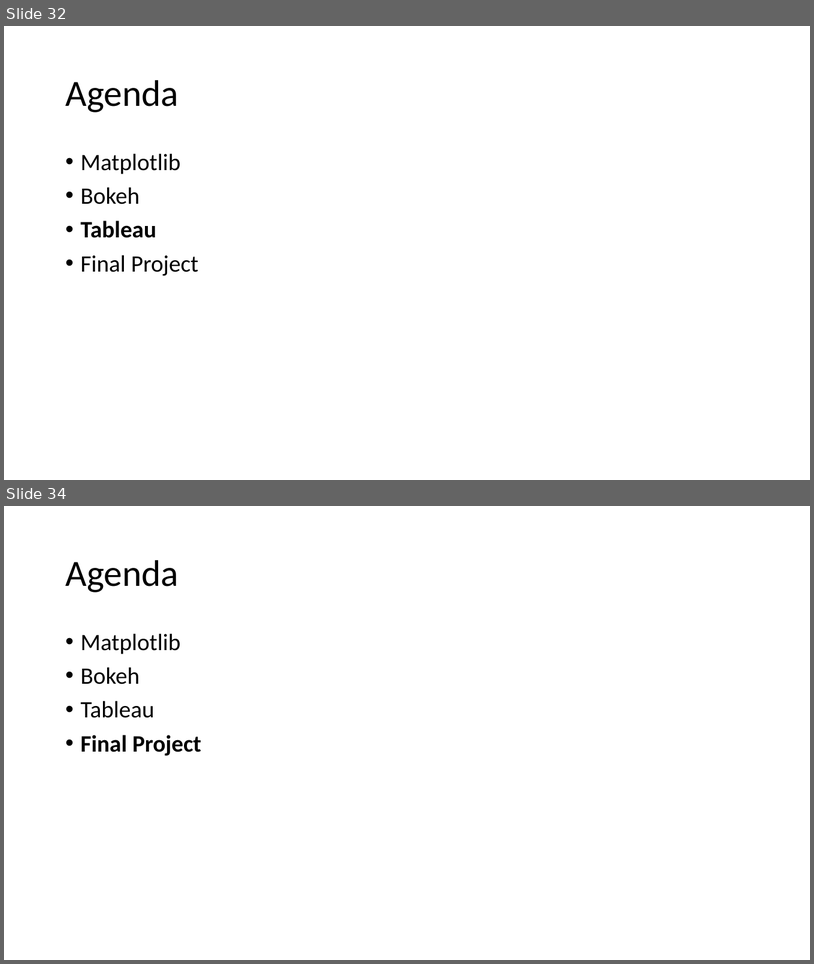
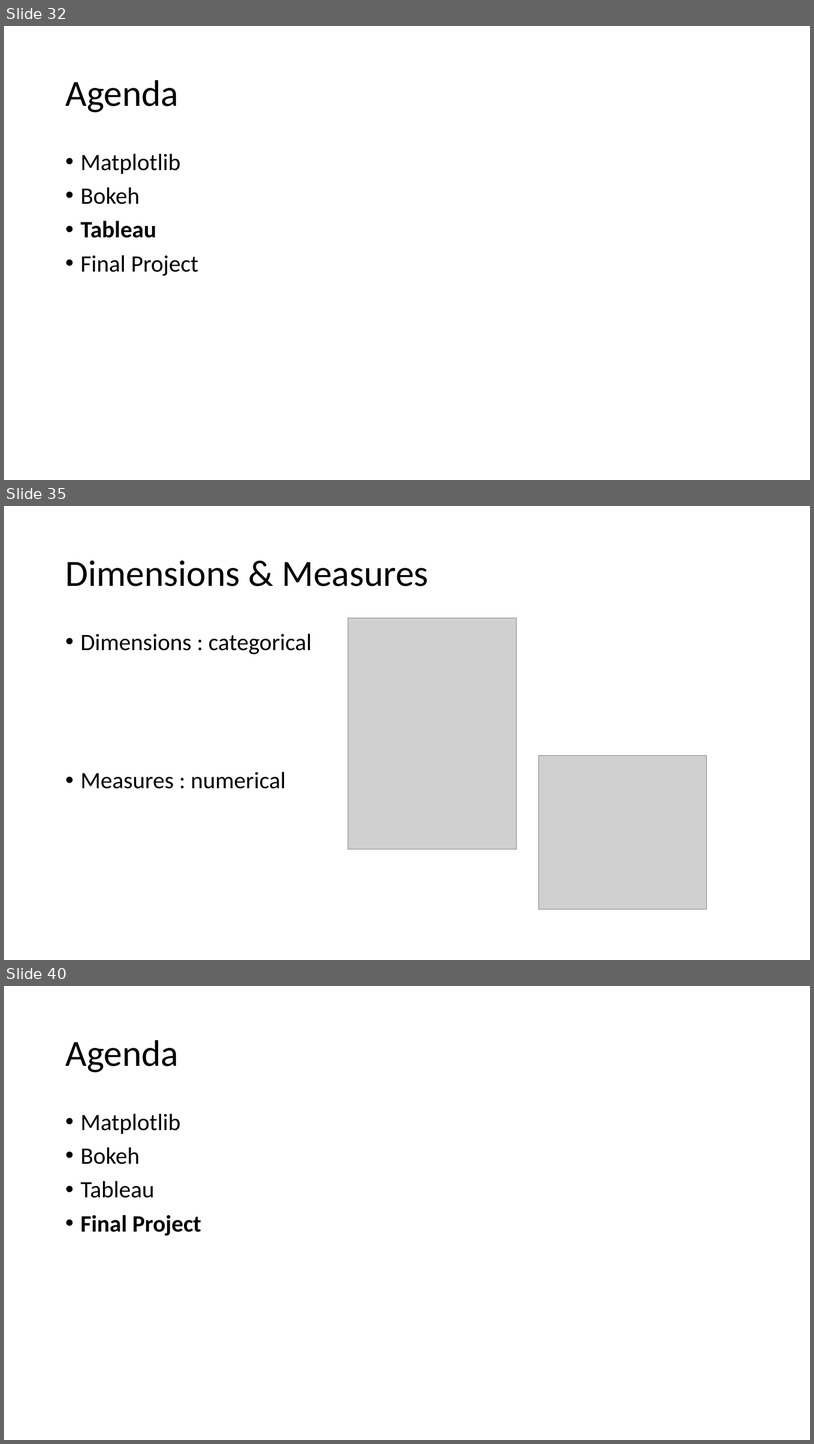
Before and after one commit to philmui/datascience, a slide deck: lecture05.more.viz/lecture05.viz.pptx. Shown one above the other, each under a label of ours: slides 32 and 34 before the commit, slides 32, 35 and 40 after it; the slides between them are not shown. The pictures are 814x964 and 814x1444 pixels, drawn with LibreOffice and Linux fonts; fonts in the diff are those of the drawing; grey boxes stand for pictures. Boxes give left, top, right and bottom in pixels: in the first picture for what was removed or moved away, otherwise in the second. Text is boxed around its words. In the diff, an @@ line names an element or a change of style, - is before the commit and + after.

```diff
--- a/lecture05.more.viz/lecture05.viz.pptx
+++ b/lecture05.more.viz/lecture05.viz.pptx
@@ slide 35 added at box(4, 506, 810, 960), background #FFFFFF @@
@@ title added at box(65, 560, 429, 586), 44 pt, text #000000 @@
+Dimensions & Measures
@@ picture added at box(348, 618, 517, 849) @@
@@ text added at box(81, 633, 312, 789), 28 pt, text #000000 @@
+• Dimensions : categorical
+• Measures : numerical
@@ picture added at box(539, 755, 708, 909) @@
@@ what was slide 34 is now slide 40 @@
```
Also in this commit, not shown: 5 other slides added, 1 other file.
